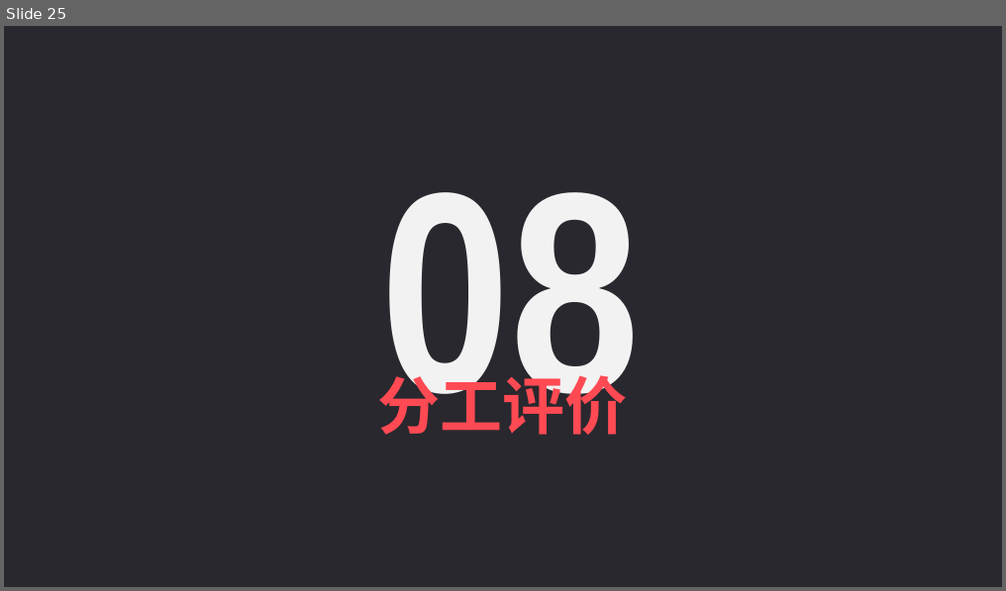
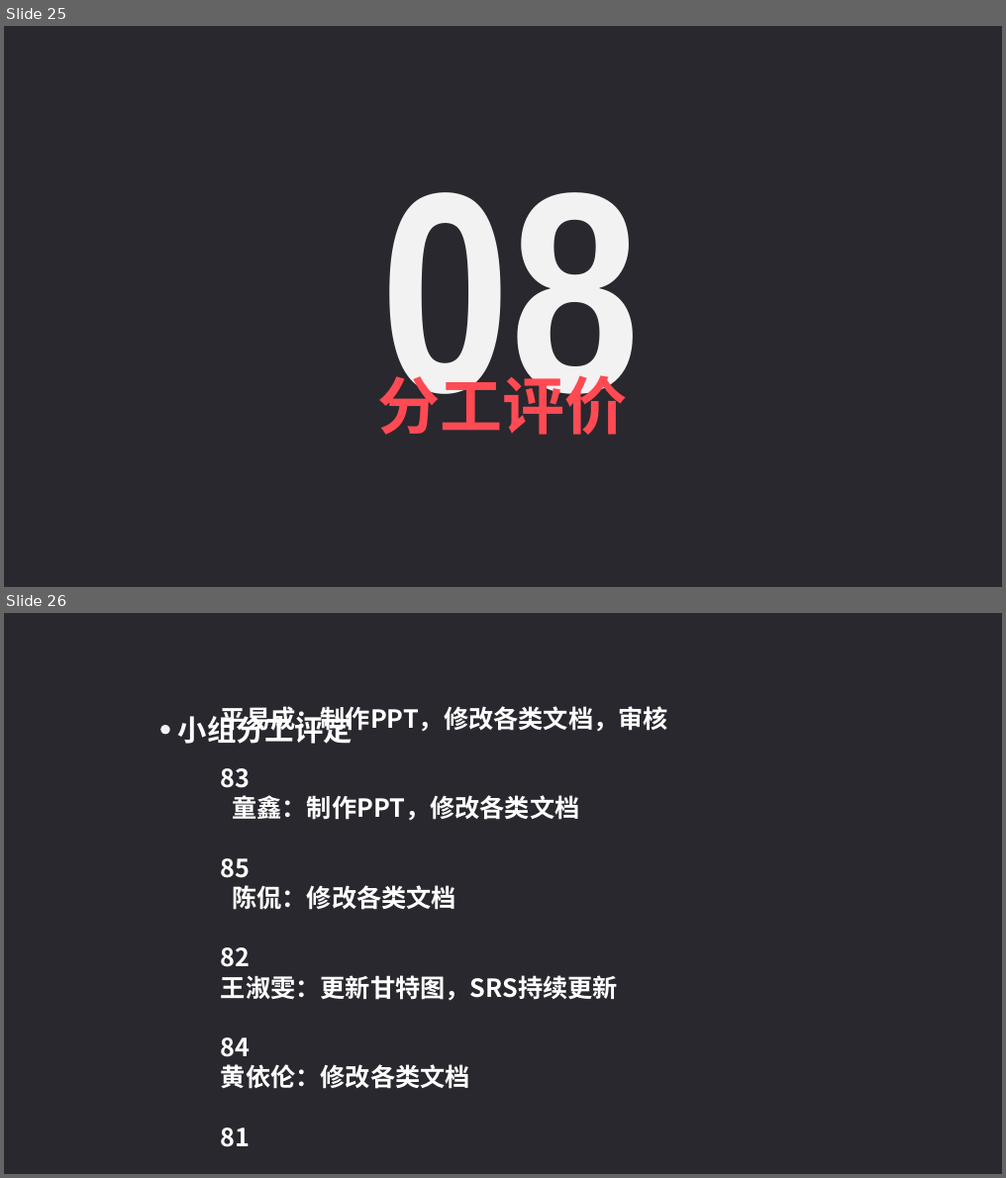
Before and after one commit to PRD2018-G09/Educational-Website, a slide deck: 受控文档/2.需求工程计划/PRD2018-G09-需求工程计划PPT.ppt. Shown one above the other, each under a label of ours: slide 25 before the commit, slides 25 and 26 after it. The pictures are 1006x591 and 1006x1178 pixels, drawn with LibreOffice and Linux fonts; fonts in the diff are those of the drawing. Boxes give left, top, right and bottom in pixels: in the first picture for what was removed or moved away, otherwise in the second. Text is boxed around its words. In the diff, an @@ line names an element or a change of style, - is before the commit and + after.

Commit message:
PPT修改

```diff
--- a/受控文档/2.需求工程计划/PRD2018-G09-需求工程计划PPT.ppt
+++ b/受控文档/2.需求工程计划/PRD2018-G09-需求工程计划PPT.ppt
@@ slide 26 added at [4,613,1002,1174], background #29282E @@
@@ ellipse added at [160,725,170,734], fill #F2F2F2 @@
@@ text added at [178,711,352,744], 28 pt, text #FFFFFF, bold @@
+小组分工评定
@@ text added at [221,706,668,1148], 24 pt, text #FFFFFF, bold @@
+平易成：制作PPT，修改各类文档，审核
+83
+童鑫：制作PPT，修改各类文档
+85
+陈侃：修改各类文档
+82
+王淑雯：更新甘特图，SRS持续更新
+84
+黄依伦：修改各类文档
+81
```
Also in this commit, not shown: 2 slides changed, 1 other file.
